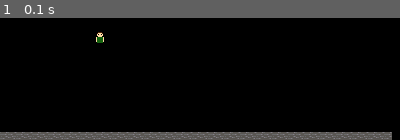
Above: before the commit, frame 1.
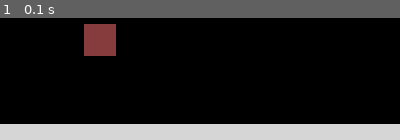
Above: after the commit, the same moment.

Repository: Loaphs/Python
Game: pygame game, started from PyGame Platformer/jumpGame.py
Same seed, same stepped clock (60 frames per second), same inputs: the game is played once before the commit and once after it.
Inputs:
- Up to frame 1 (0.1 s): no input

The runs differ from the first frame. In frame 1, 15% of the frame differs, in the area x 0-100%, y 4-100%.

Commit message:
adding update for player and new sprites

Diff:
--- a/PyGame Platformer/jumpGame.py
+++ b/PyGame Platformer/jumpGame.py
@@ -25,6 +25,14 @@
 class Player(Sprite):
     def __init__(self, startx, starty):
         super().__init__("Python\\PyGame Platformer\\p1_front.png", startx, starty)
+
+    def update(self):
+        pass
+
+    def move(self, x, y):
+        self.rect.move_ip([x, y])
+
+
 
 class Box(Sprite):
     def __init__(self, startx, starty):
Binary file changed: PyGame Platformer/p1_front.png
Binary file changed: PyGame Platformer/stone.png
